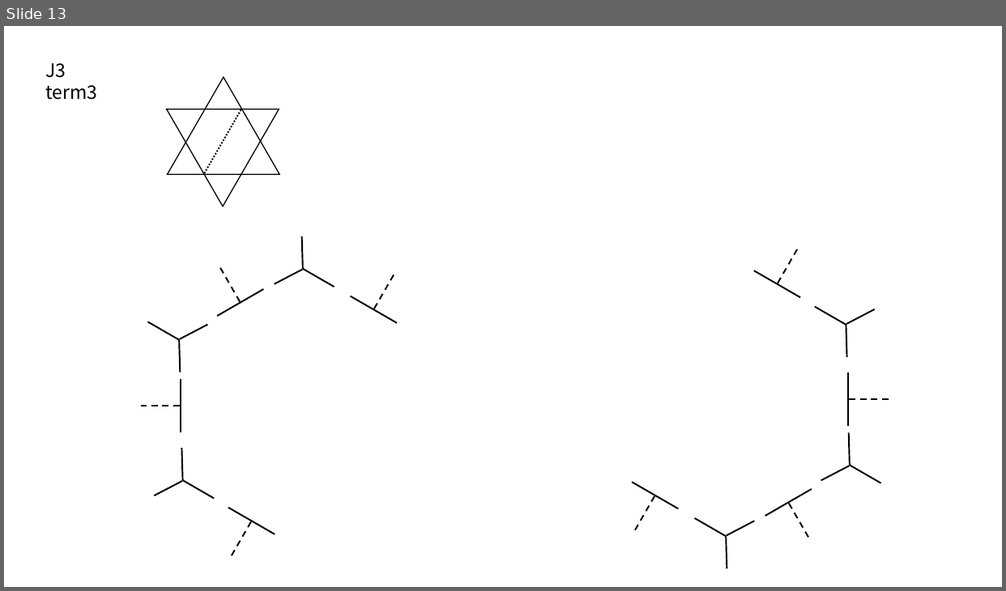
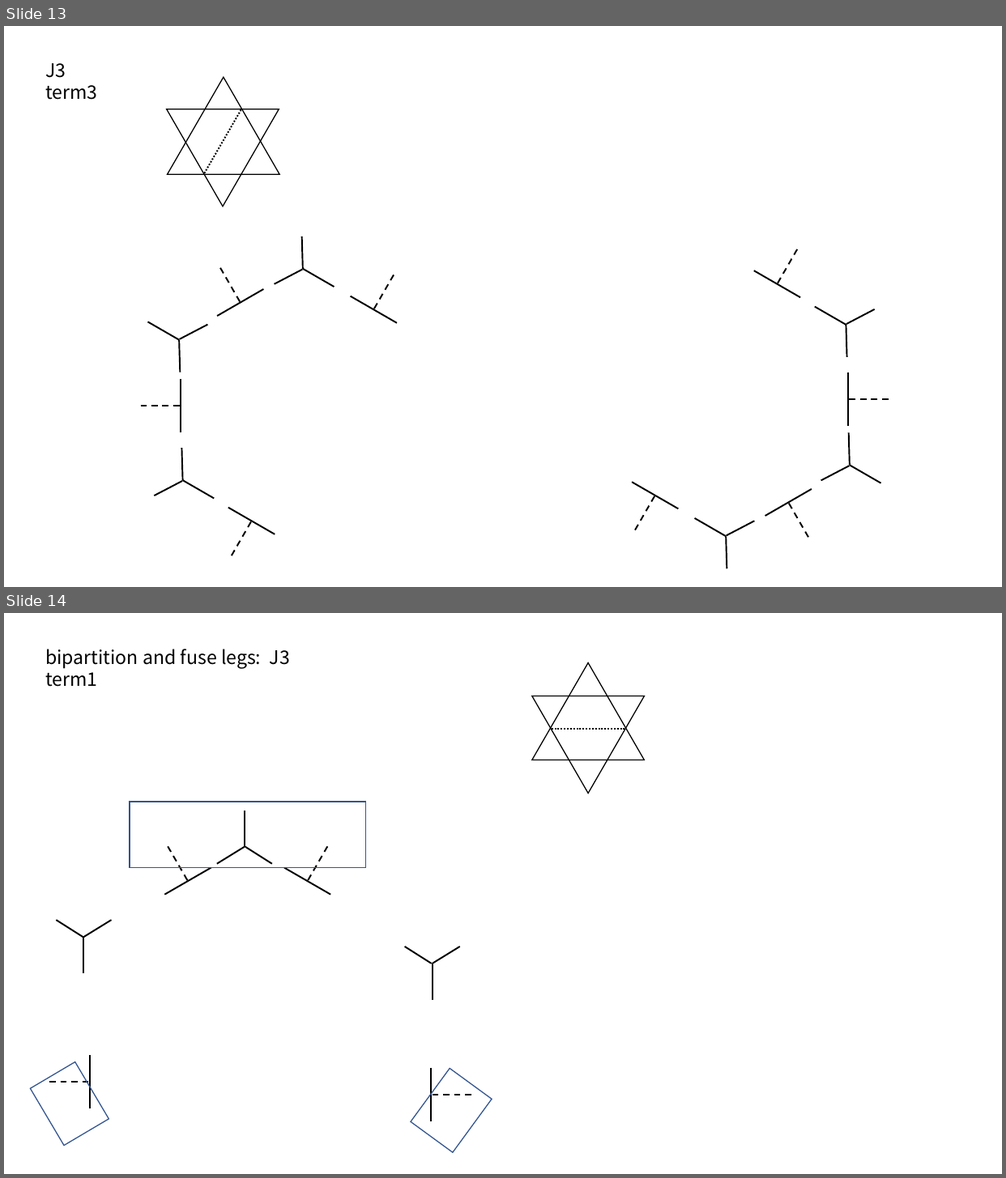
Before and after one commit to niusen/Symmetric_IPEPS, a slide deck: kagome/simple_update/Unitcell.pptx. Shown one above the other, each under a label of ours: slide 13 before the commit, slides 13 and 14 after it. The pictures are 1006x591 and 1006x1178 pixels, drawn with LibreOffice and Linux fonts; fonts in the diff are those of the drawing. Boxes give left, top, right and bottom in pixels: in the first picture for what was removed or moved away, otherwise in the second. Text is boxed around its words. In the diff, an @@ line names an element or a change of style, - is before the commit and + after.

```diff
--- a/kagome/simple_update/Unitcell.pptx
+++ b/kagome/simple_update/Unitcell.pptx
@@ slide 14 added at (x1=4, y1=613, x2=1002, y2=1174), background #FFFFFF @@
@@ text added at (x1=45, y1=649, x2=290, y2=687), 18 pt, text #000000 @@
+bipartition and fuse legs: J3 term1
@@ triangle added at (x1=532, y1=663, x2=644, y2=760), outline #000000 1 pt @@
@@ triangle added at (x1=532, y1=696, x2=644, y2=794), outline #000000 1 pt @@
@@ line added from (552, 728) to (624, 728), #000000 1.5 pt dashed @@
@@ rectangle added at (x1=130, y1=802, x2=366, y2=867), outline #325491 1 pt @@
@@ group added at (x1=165, y1=811, x2=330, y2=895): 7 lines @@
@@ line added from (83, 937) to (57, 920), #000000 1.5 pt @@
@@ line added from (111, 920) to (84, 937), #000000 1.5 pt @@
@@ line added from (84, 937) to (84, 973), #000000 1.5 pt @@
@@ line added from (432, 964) to (404, 947), #000000 1.5 pt @@
@@ line added from (460, 947) to (432, 964), #000000 1.5 pt @@
@@ line added from (432, 964) to (432, 1000), #000000 1.5 pt @@
@@ rectangle added at (x1=31, y1=1063, x2=109, y2=1146), outline #325491 1 pt @@
@@ line added from (89, 1109) to (89, 1055), #000000 1.5 pt @@
@@ rectangle added at (x1=411, y1=1069, x2=492, y2=1153), outline #325491 1 pt @@
@@ line added from (432, 1068) to (432, 1122), #000000 1.5 pt @@
@@ line added from (49, 1082) to (89, 1082), #000000 1.5 pt dashed @@
@@ line added from (471, 1095) to (432, 1095), #000000 1.5 pt dashed @@
```
Also in this commit, not shown: 1 slide changed.
